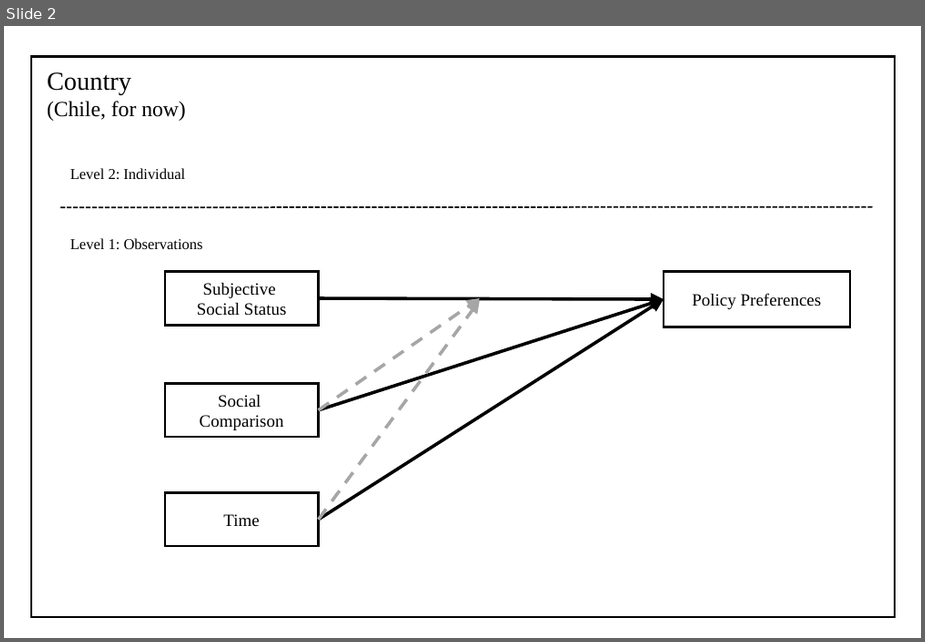
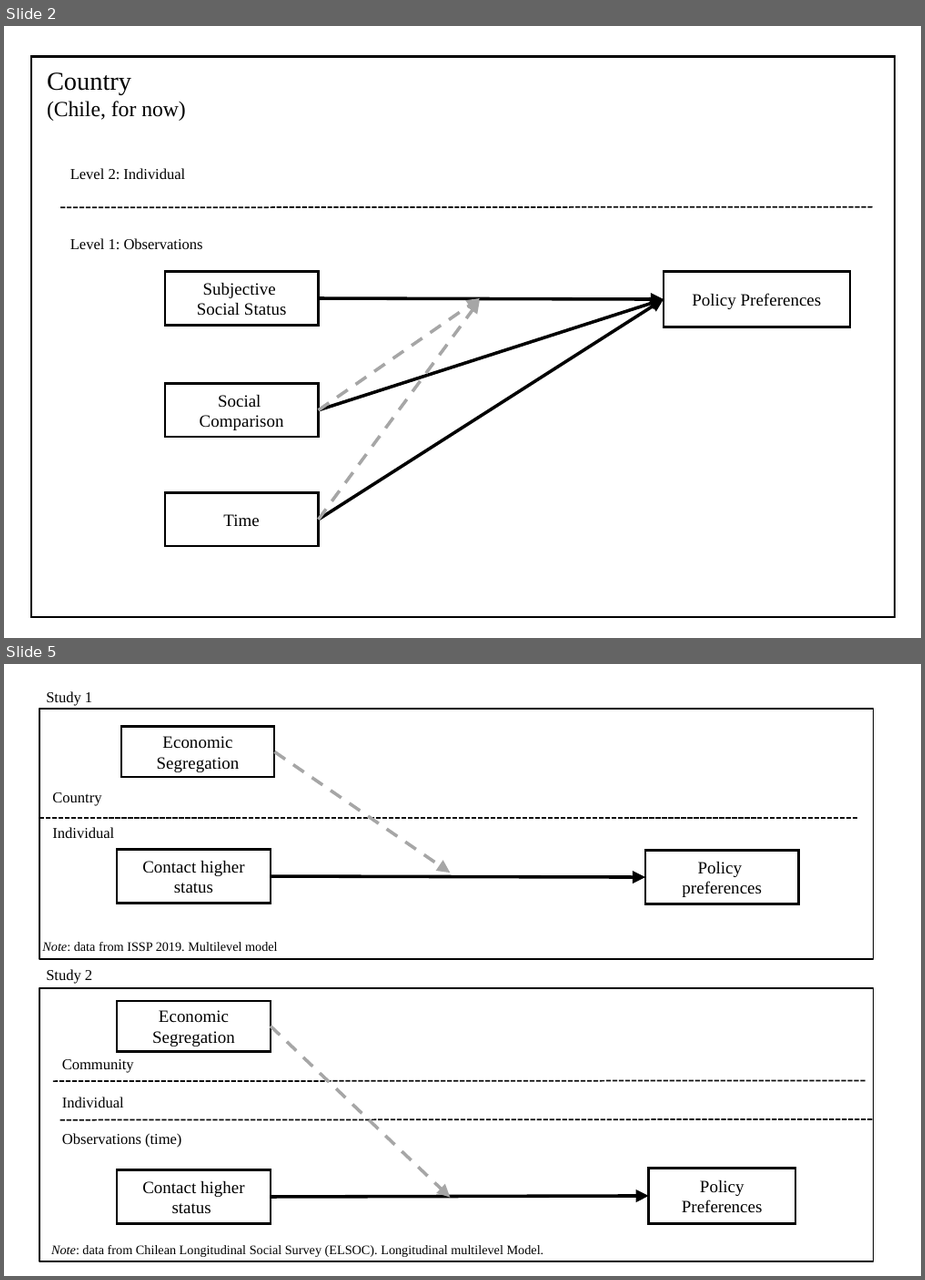
Before and after one commit to phd-bigsss/presentations-phd, a slide deck: proposal-workshop/images/scheme.pptx. Shown one above the other, each under a label of ours: slide 2 before the commit, slides 2 and 5 after it; the slides between them are not shown. The pictures are 925x642 and 925x1280 pixels, drawn with LibreOffice and Linux fonts; fonts in the diff are those of the drawing. Boxes give left, top, right and bottom in pixels: in the first picture for what was removed or moved away, otherwise in the second. Text is boxed around its words. In the diff, an @@ line names an element or a change of style, - is before the commit and + after.

```diff
--- a/proposal-workshop/images/scheme.pptx
+++ b/proposal-workshop/images/scheme.pptx
@@ slide 5 added at (4,664,921,1276), background #FFFFFF @@
@@ rectangle added at (39,709,873,959), outline #000000 0.75 pt @@
@@ text added at (46,691,92,706), 7 pt, text #000000 @@
+Study 1
@@ rectangle added at (120,726,274,778), fill #FFFFFF, outline #000000 1 pt, 8 pt, text #000000 @@
+Economic Segregation
@@ arrow added from (274, 752) to (450, 872), #A6A6A6 1.5 pt dashed @@
@@ text added at (52,792,101,806), 7 pt, text #000000 @@
+Country
@@ line added from (39, 818) to (858, 818), #0D0D0D 0.75 pt dashed @@
@@ text added at (52,827,114,838), 7 pt, text #000000 @@
+Individual
@@ rectangle added at (118,849,271,902), fill #FFFFFF, outline #000000 1 pt, 8 pt, text #000000 @@
+Contact higher status
@@ rectangle added at (645,851,798,903), fill #FFFFFF, outline #000000 1 pt, 8 pt, text #000000 @@
+Policy
+preferences
@@ arrow added from (271, 877) to (645, 877), #000000 1.5 pt @@
@@ text added at (42,942,278,951), 6 pt, text #000000 @@
+Note: data from ISSP 2019. Multilevel model
@@ rectangle added at (39,987,873,1260), outline #000000 0.75 pt @@
@@ text added at (46,969,92,983), 7 pt, text #000000 @@
+Study 2
@@ rectangle added at (118,1001,271,1052), fill #FFFFFF, outline #000000 1 pt, 8 pt, text #000000 @@
+Economic Segregation
@@ arrow added from (271, 1025) to (450, 1196), #A6A6A6 1.5 pt dashed @@
@@ text added at (62,1059,134,1073), 7 pt, text #000000 @@
+Community
@@ line added from (54, 1080) to (866, 1080), #0D0D0D 0.75 pt dashed @@
@@ text added at (62,1096,124,1107), 7 pt, text #000000 @@
+Individual
@@ line added from (60, 1119) to (873, 1119), #0D0D0D 0.75 pt dashed @@
@@ text added at (62,1133,181,1146), 7 pt, text #000000 @@
+Observations (time)
@@ rectangle added at (118,1170,271,1223), fill #FFFFFF, outline #000000 1 pt, 8 pt, text #000000 @@
+Contact higher status
@@ rectangle added at (648,1167,794,1223), fill #FFFFFF, outline #000000 1 pt, 8 pt, text #000000 @@
+Policy Preferences
@@ arrow added from (271, 1196) to (648, 1195), #000000 1.5 pt @@
@@ text added at (51,1245,545,1256), 6 pt, text #000000 @@
+Note: data from Chilean Longitudinal Social Survey (ELSOC). Longitudinal multilevel Model.
```
Also in this commit, not shown: 1 slide changed, 2 other slides added, 11 other files.
